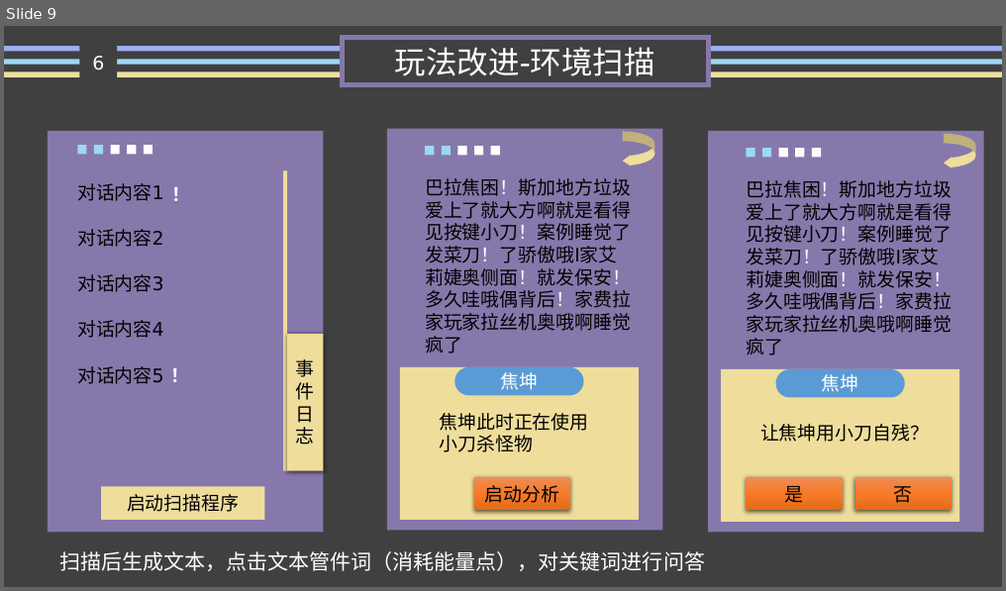
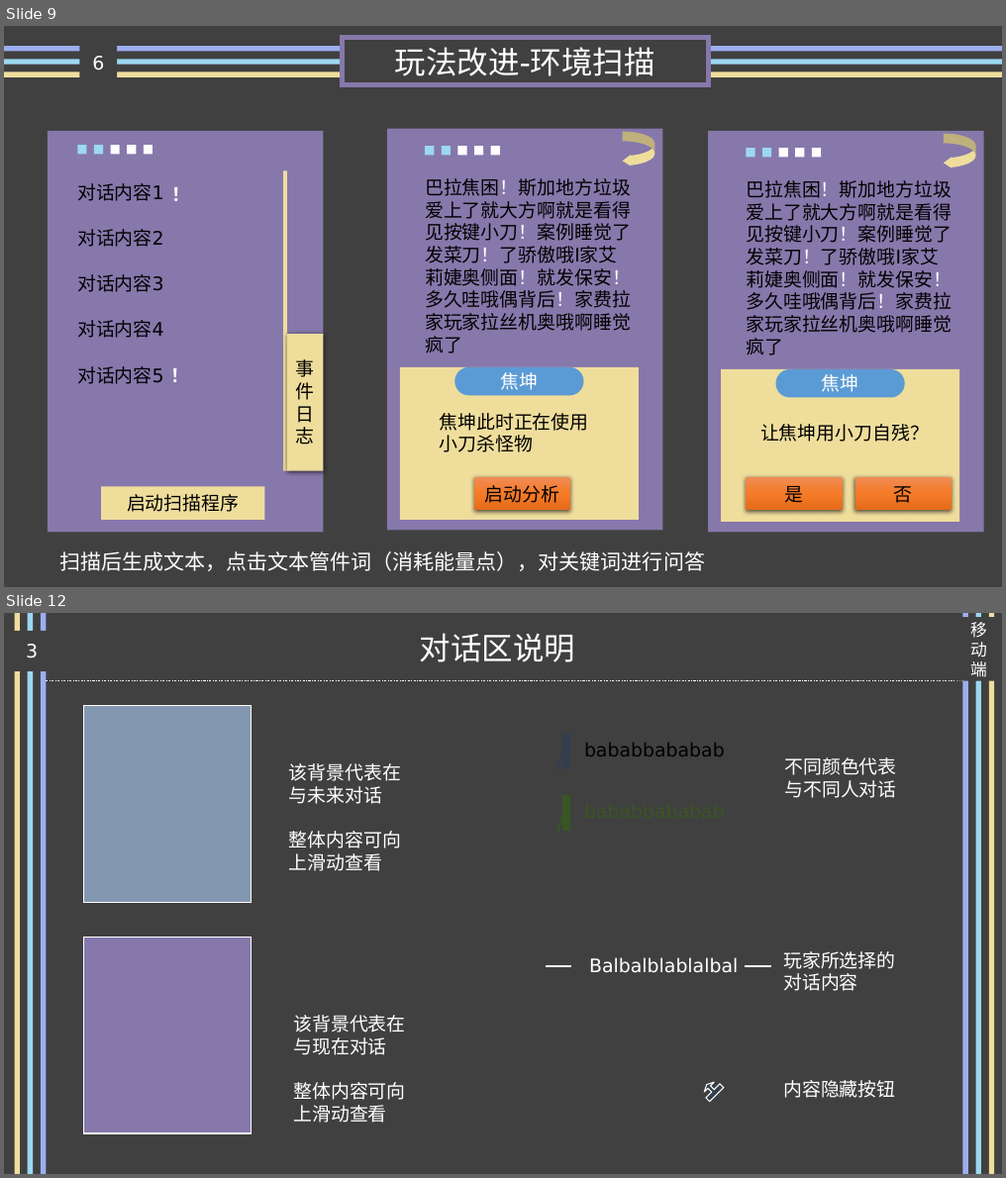
Before and after one commit to ThreePeopleGame/Death, a slide deck: Share/文字游戏玩法设计.pptx. Shown one above the other, each under a label of ours: slide 9 before the commit, slides 9 and 12 after it; the slides between them are not shown. The pictures are 1006x591 and 1006x1178 pixels, drawn with LibreOffice and Linux fonts; fonts in the diff are those of the drawing. Boxes give left, top, right and bottom in pixels: in the first picture for what was removed or moved away, otherwise in the second. Text is boxed around its words. In the diff, an @@ line names an element or a change of style, - is before the commit and + after.

```diff
--- a/Share/文字游戏玩法设计.pptx
+++ b/Share/文字游戏玩法设计.pptx
@@ slide 12 added at [4,613,1002,1174], background #404040 @@
@@ rectangle added at [14,613,20,1174], fill #EFDD9C @@
@@ rectangle added at [28,613,33,1174], fill #9CD8F0 @@
@@ rectangle added at [41,613,46,1174], fill #9CAEF0 @@
@@ text added at [420,633,575,663], 30 pt, text #FFFFFF @@
+对话区说明
@@ rectangle added at [963,613,968,1174], fill #9CAEF0 @@
@@ text added at [970,622,987,677], 16 pt, text #FFFFFF @@
+移动端
@@ rectangle added at [976,613,981,1174], fill #9CD8F0 @@
@@ rectangle added at [990,613,995,1174], fill #EFDD9C @@
@@ text added at [26,644,38,659], 18 pt, text #FFFFFF @@
+3
@@ line added from (46, 681) to (966, 681), #FFFFFF 0.5 pt dashed @@
@@ rectangle added at [84,706,252,902], fill #8497B0, outline #FFFFFF 1 pt @@
@@ border callout added at [564,735,569,768], fill #333F50, outline #333F50 2.25 pt @@
@@ text added at [584,743,725,757], 18 pt, text #000000 @@
+bababbababab
@@ text added at [784,758,896,798], 18 pt, text #FFFFFF @@
+不同颜色代表与不同人对话
@@ text added at [289,763,401,871], 18 pt, text #FFFFFF @@
+该背景代表在与未来对话
+整体内容可向上滑动查看
@@ border callout added at [564,796,569,830], fill #385723, outline #385723 2.25 pt @@
@@ rectangle added at [84,937,252,1134], fill #8678AB, outline #FFFFFF 1 pt @@
@@ line added from (546, 966) to (571, 966), #FFFFFF 2.25 pt @@
@@ text added at [589,958,738,973], 18 pt, text #FFFFFF @@
+Balbalblablalbal
@@ line added from (746, 966) to (771, 966), #FFFFFF 2.25 pt @@
@@ text added at [783,952,895,991], 18 pt, text #FFFFFF @@
+玩家所选择的对话内容
@@ text added at [293,1015,405,1123], 18 pt, text #FFFFFF @@
+该背景代表在与现在对话
+整体内容可向上滑动查看
@@ up arrow callout added at [700,1078,724,1102], fill #333F50, outline #FFFFFF 1 pt @@
@@ text added at [783,1080,895,1098], 18 pt, text #FFFFFF @@
+内容隐藏按钮
```
Also in this commit, not shown: 8 other slides added, 2 other files.
